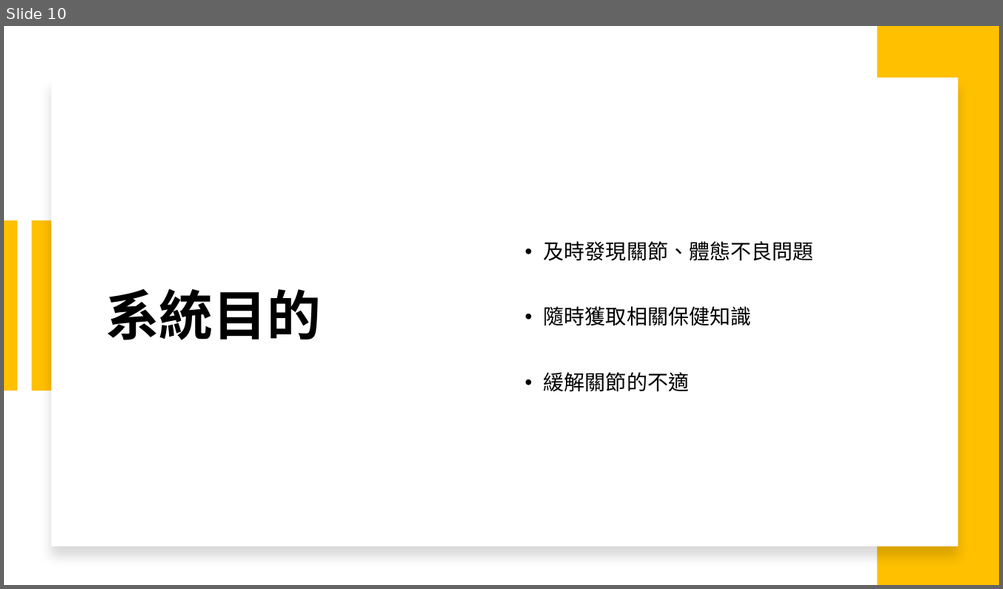
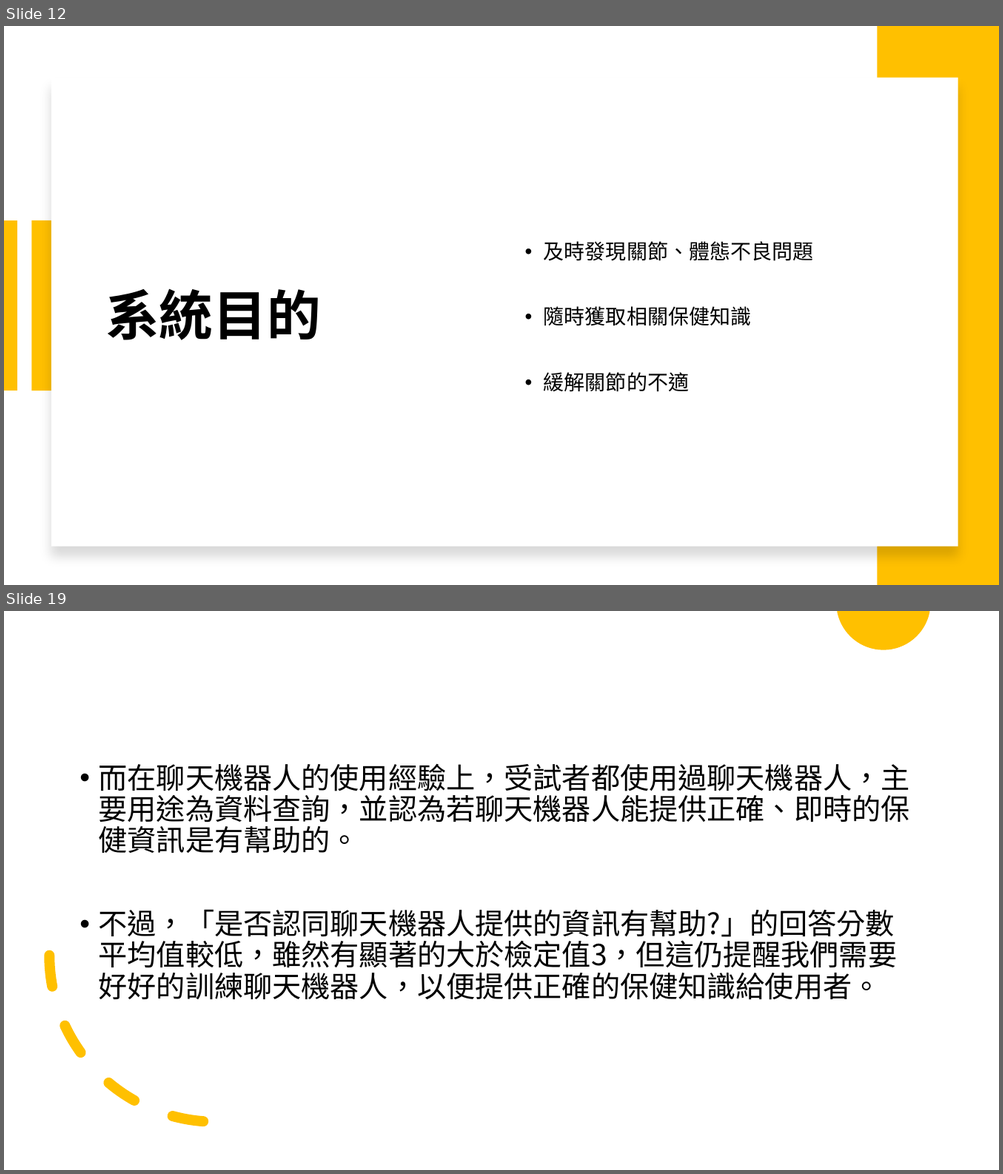
Before and after one commit to michaelchen1225/-, a slide deck: 企研/企研報告.pptx. Shown one above the other, each under a label of ours: slide 10 before the commit, slides 12 and 19 after it; the slides between them are not shown. The pictures are 1003x589 and 1003x1174 pixels, drawn with LibreOffice and Linux fonts; fonts in the diff are those of the drawing. Boxes give left, top, right and bottom in pixels: in the first picture for what was removed or moved away, otherwise in the second. Text is boxed around its words. In the diff, an @@ line names an element or a change of style, - is before the commit and + after.

```diff
--- a/企研/企研報告.pptx
+++ b/企研/企研報告.pptx
@@ slide 19 added at (x1=4, y1=611, x2=999, y2=1170), background #FFFFFF @@
@@ freeform shape added at (x1=836, y1=611, x2=929, y2=649), fill #FFC000 @@
@@ text added at (x1=99, y1=763, x2=910, y2=1000), 28 pt, text #000000 @@
+• 而在聊天機器人的使用經驗上，受試者都使用過聊天機器人，主要用途為資料查詢，並認為若聊天機器人能提供正確、即時的保健資訊是有幫助的。
+• 不過，「是否認同聊天機器人提供的資訊有幫助?」的回答分數平均值較低，雖然有顯著的大於檢定值3，但這仍提醒我們需要好好的訓練聊天機器人，以便提供正確的保健知識給使用者。
@@ arc (boxed as its full ellipse) added at (x1=50, y1=789, x2=383, y2=1123), outline #FFC000 10 pt dashed @@
@@ what was slide 10 is now slide 12 @@
```
Also in this commit, not shown: 8 slides changed, 10 other slides added, 6 slides removed, 8 other files.
